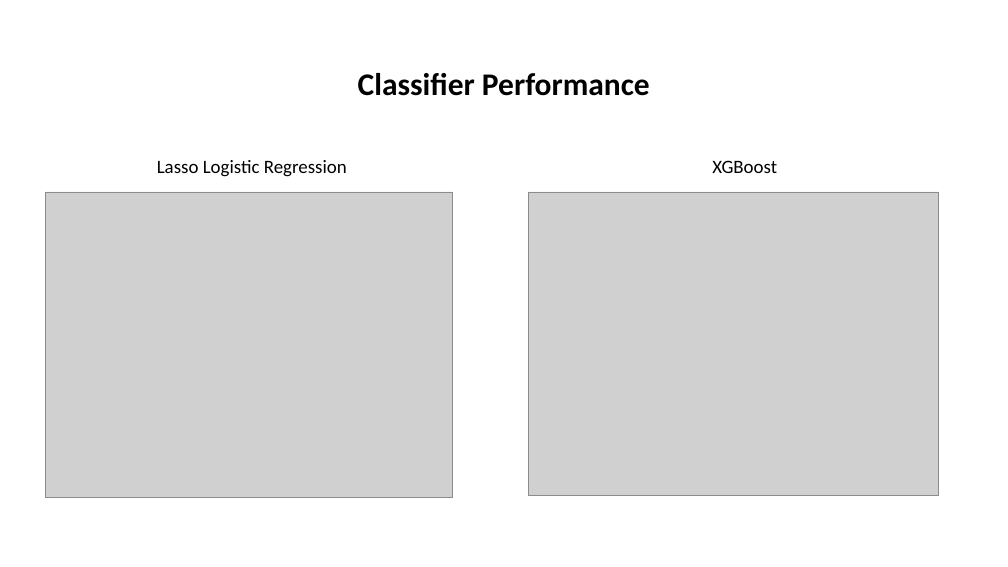
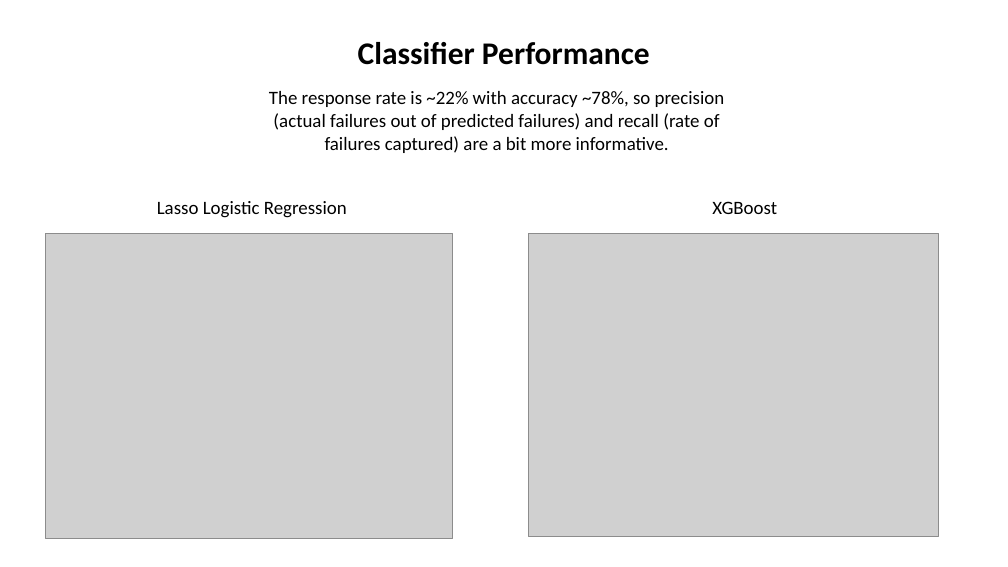
Before and after one commit to jstremme/DATA512-Research, a slide deck: slide 6 of final_project/data512_final_project_presentation.pptx. Drawn at 1008x567 pixels with LibreOffice and Linux fonts; fonts in the diff are those of the drawing; grey boxes stand for pictures. Boxes give left, top, right and bottom in pixels: in the first picture for what was removed or moved away, otherwise in the second. Text is boxed around its words. In the diff, an @@ line names an element or a change of style, - is before the commit and + after.

```diff
--- a/final_project/data512_final_project_presentation.pptx
+++ b/final_project/data512_final_project_presentation.pptx
@@ title "Classifier Performance": place and size @@
-title "Classifier Performance" at box(358, 73, 650, 96)
+title "Classifier Performance" at box(358, 42, 650, 65)
@@ text added at box(269, 91, 725, 153), 18 pt, text #000000 @@
+The response rate is ~22% with accuracy ~78%, so precision (actual failures out of predicted failures) and recall (rate of failures captured) are a bit more informative.
@@ 2 pictures, 2 texts: place and size @@
-2 pictures, 2 texts at box(45, 160, 939, 498)
+2 pictures, 2 texts at box(45, 201, 939, 538)
```
Also in this commit, not shown: 4 other slides changed, 4 slides added, 3 slides removed.
